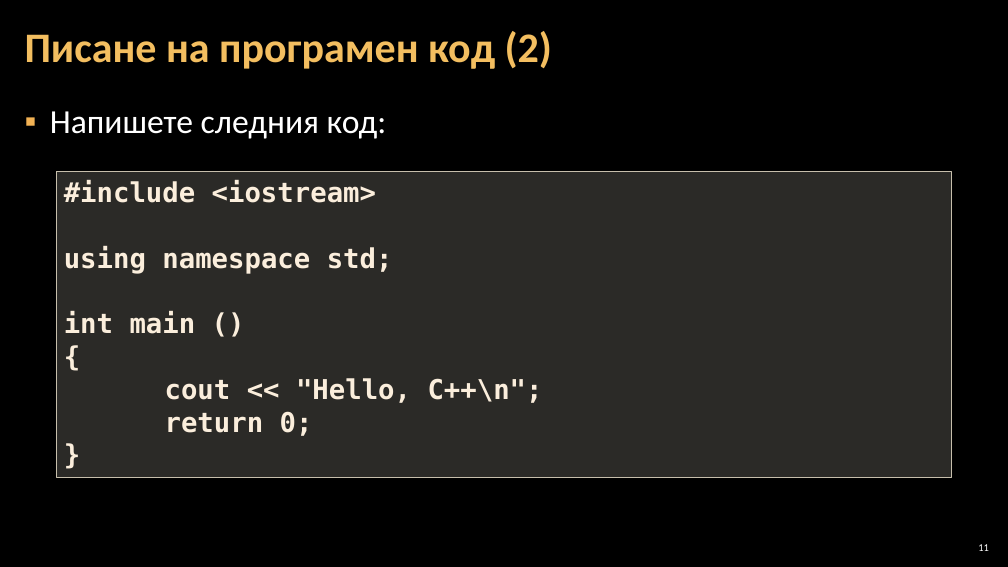
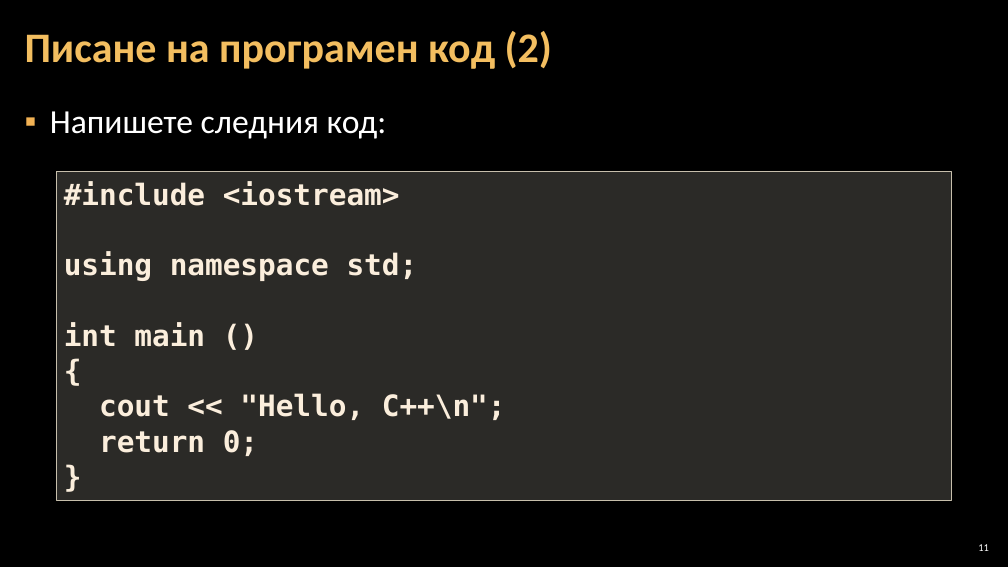
Before and after one commit to Software-University/C-plus-plus, a slide deck: slide 11 of 1. First-Steps-in-Coding/1. First-Steps-in-Coding.pptx. Drawn at 1008x567 pixels with LibreOffice and Linux fonts; fonts in the diff are those of the drawing; background and template pictures are left out. Boxes give left, top, right and bottom in pixels: in the first picture for what was removed or moved away, otherwise in the second. Text is boxed around its words. In the diff, an @@ line names an element or a change of style, - is before the commit and + after.

Commit message:
Many small bug fixes + formatting improvements

```diff
--- a/1. First-Steps-in-Coding/1. First-Steps-in-Coding.pptx
+++ b/1. First-Steps-in-Coding/1. First-Steps-in-Coding.pptx
@@ rectangle "#include <iostream>": place and size @@
-rectangle "#include <iostream>" at (56, 172, 951, 477)
+rectangle "#include <iostream>" at (56, 172, 951, 500)
@@ rectangle "#include <iostream>" at (56, 172, 951, 500): size 26 to 28 pt @@
```
Also in this commit, not shown: 12 other slides changed.
